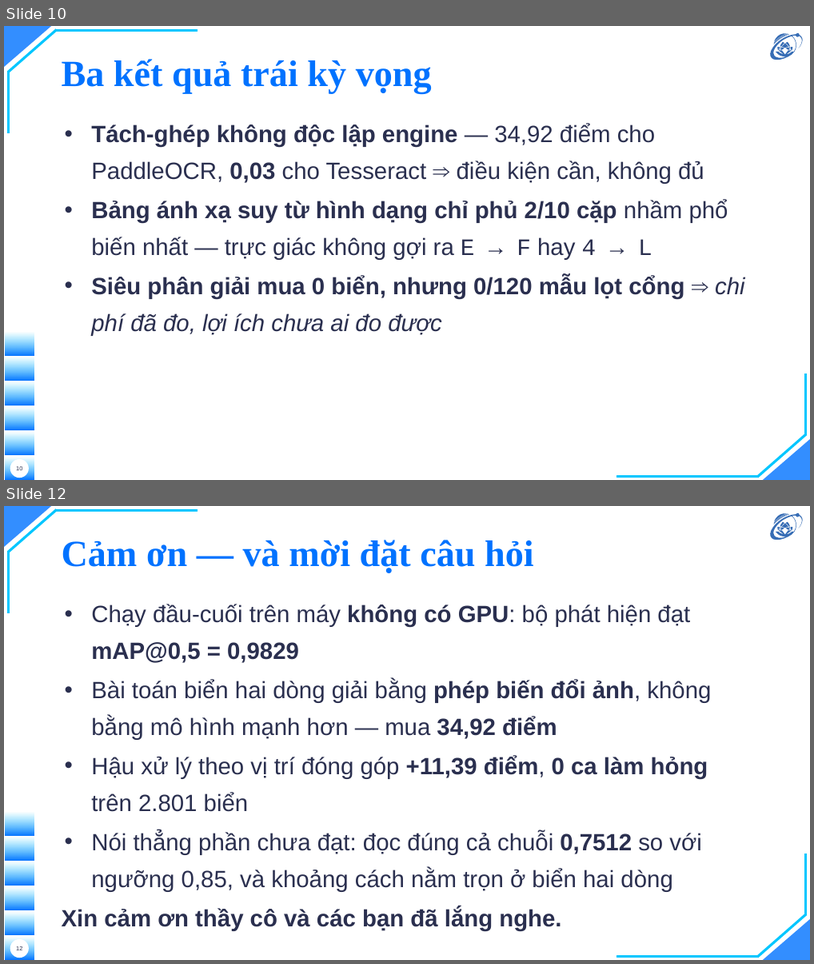
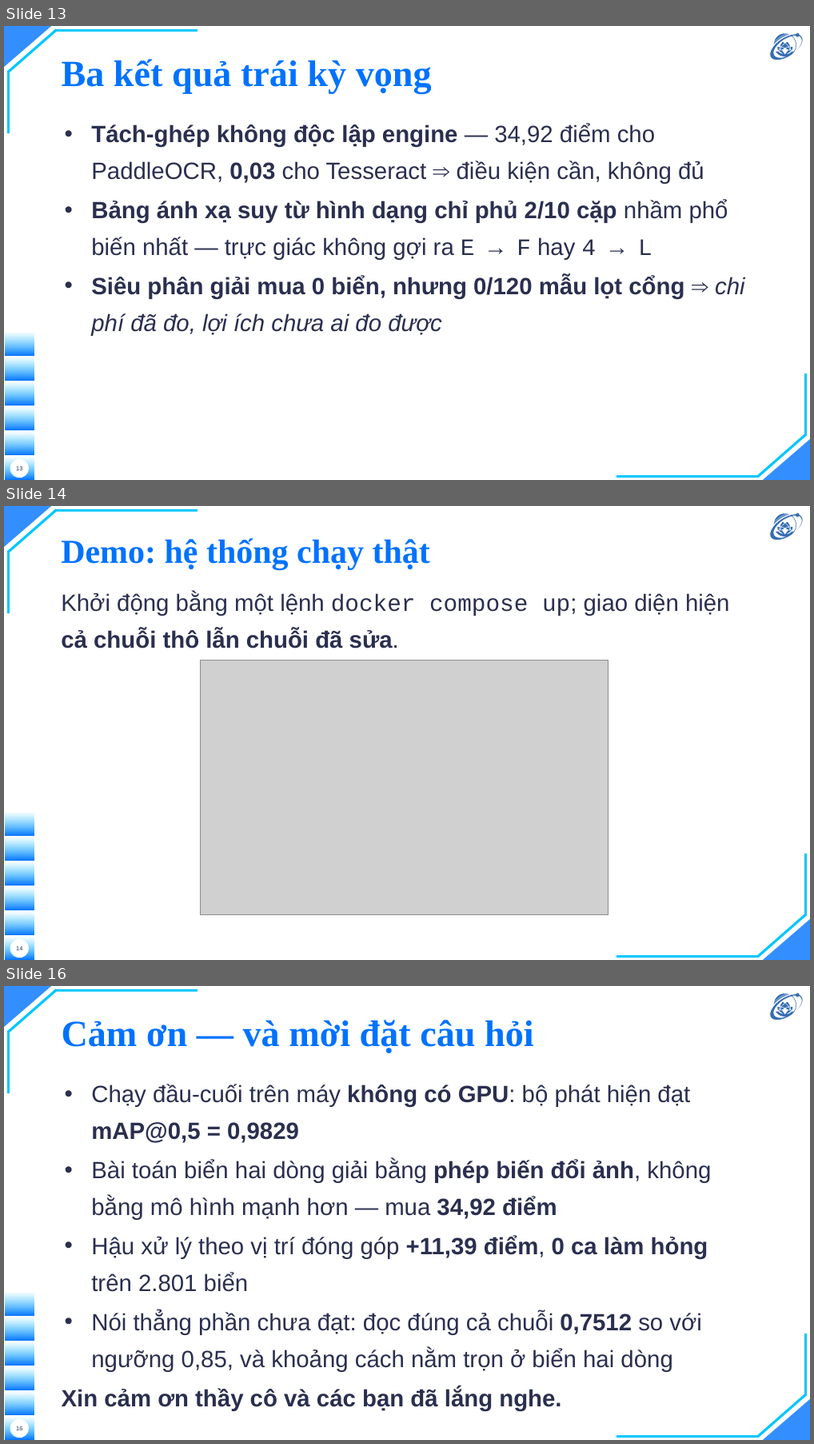
Before and after one commit to hieunguyen2604/alpr-do-an-mon-hoc, a slide deck: docs/slides/12-slides-mon-hoc.pptx. Shown one above the other, each under a label of ours: slides 10 and 12 before the commit, slides 13, 14 and 16 after it; the slides between them are not shown. The pictures are 814x964 and 814x1444 pixels, drawn with LibreOffice and Linux fonts; fonts in the diff are those of the drawing; grey boxes stand for pictures; background and template pictures are left out. Boxes give left, top, right and bottom in pixels: in the first picture for what was removed or moved away, otherwise in the second. Text is boxed around its words. In the diff, an @@ line names an element or a change of style, - is before the commit and + after.

```diff
--- a/docs/slides/12-slides-mon-hoc.pptx
+++ b/docs/slides/12-slides-mon-hoc.pptx
@@ slide 14 added at bbox=[4, 506, 810, 960], background picture (left out); not listed: 16 template elements that a slide beside it also shows @@
@@ title added at bbox=[61, 538, 430, 569], 40 pt, text #0072FF, bold @@
+Demo: hệ thống chạy thật
@@ text added at bbox=[61, 592, 730, 648], 28 pt, text #2A2F4F @@
+Khởi động bằng một lệnh docker compose up; giao diện hiện cả chuỗi thô lẫn chuỗi đã sửa.
@@ picture added at bbox=[201, 660, 608, 914] @@
@@ page number added at bbox=[16, 946, 22, 950], 7 pt, text #2A2F4F @@
+14
@@ what was slide 10 is now slide 13 @@
@@ what was slide 12 is now slide 16 @@
```
Also in this commit, not shown: 1 slide changed, 3 other slides added, 6 other files.
